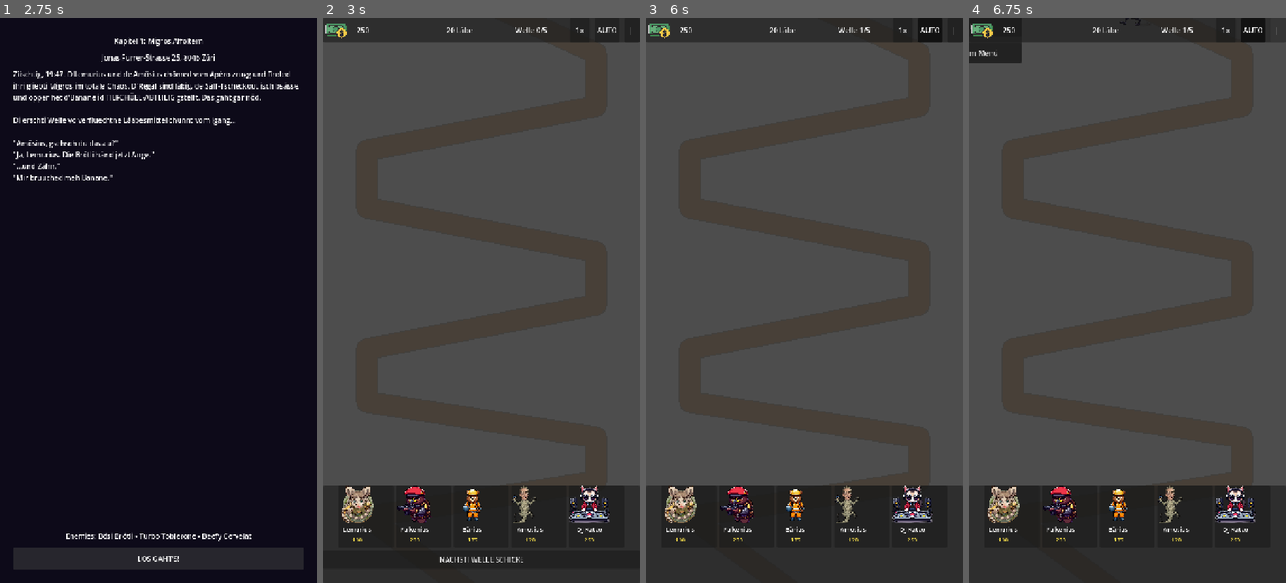
Above: before the commit, frames 1-4 (left to right).
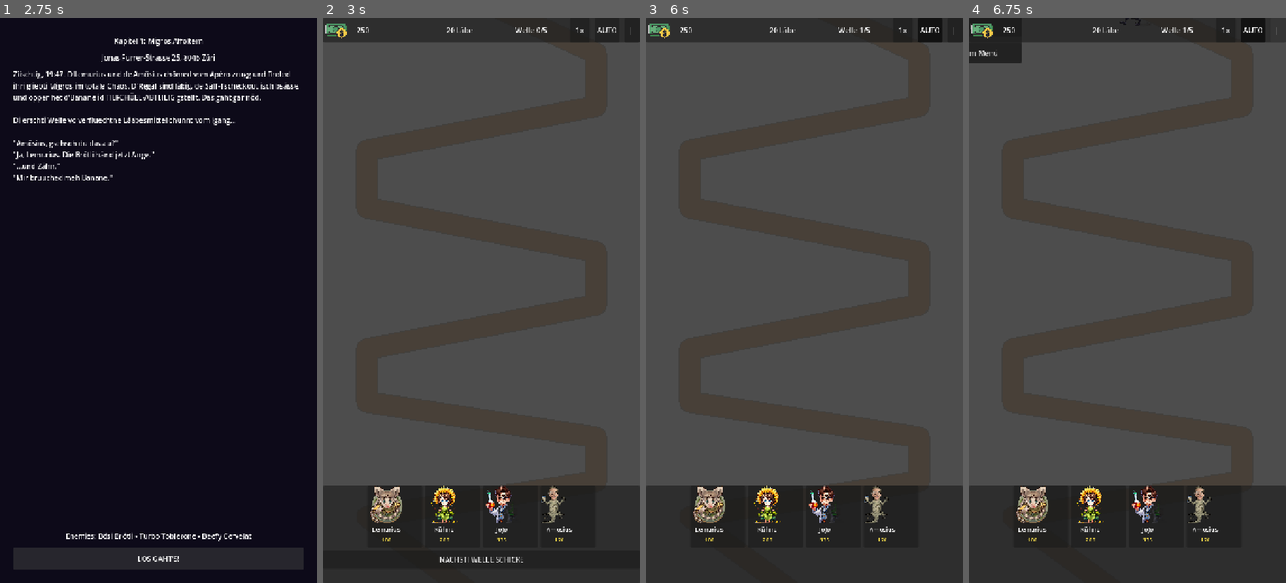
Above: after the commit, the same moments.

Repository: jgschobel/Tower-Defense-Game
Game: Godot game, scene res://scenes/ui/main_menu.tscn
Same seed, same stepped clock (60 frames per second), same inputs: the game is played once before the commit and once after it. The engine's default icon, where the game draws it, is replaced by a stand-in: a white triangle on a blue panel in a dark square.
Inputs:
- Up to frame 1 (2.75 s): click "RAUBZUG STARTE" at 0.5 s; click "1. Migros Affoltern - Aisle o…" at 1.25 s; click "Überspringä..." at 2 s
- Up to frame 2 (3 s): click "LOS GAHT'S!" at 2.75 s
- Up to frame 3 (6 s): click "1x" at 3.5 s; click "2x" at 4.25 s; click "3x" at 5 s; click "AUTO" at 5.75 s
- Up to frame 4 (6.75 s): click "||" at 6.5 s

Frame 1 is identical in both runs. In frame 2, 3.4% of the frame differs, in the area x 5-91%, y 82-93%; in frame 3, 3.4%; in frame 4, 3.4%.

Commit message:
New characters: Kühne (flower) and JoJo (chemist), vegan enemies
Towers replaced:
- Removed Falkenius, Bärius, DJ Katzo
- Added Kühne: flower girl shooting Blütenstaub, upgrades to Fire Lily
- Added JoJo: mad chemist throwing chemicals, upgrades to Lotter JoJo
- 4 tower lineup: Lemurius, Kühne, JoJo, Amösius

Enemies renamed to vegan/vegi products:
- Wüetende Tofu-Würschtli, Turbo Hafer-Riegel, Mega Soja-Steak
- Dr. Hafer-Milch, Fliegendi Avocado, De Vegan-Tüüfel

Co-Authored-By: Claude Opus 4.6 (1M context) <noreply@anthropic.com>

Diff:
--- a/resources/enemy_data/basic.tres
+++ b/resources/enemy_data/basic.tres
@@ -6,7 +6,7 @@
 [resource]
 script = ExtResource("1")
 id = "basic"
-display_name = "Angry Brötli"
+display_name = "Wüetende Tofu-Würschtli"
 friend_character_id = "enemy_1"
 max_health = 100.0
 move_speed = 80.0
--- a/resources/enemy_data/boss.tres
+++ b/resources/enemy_data/boss.tres
@@ -6,7 +6,7 @@
 [resource]
 script = ExtResource("1")
 id = "boss"
-display_name = "Der M-Teufel"
+display_name = "De Vegan-Tüüfel"
 friend_character_id = "enemy_boss"
 max_health = 2000.0
 move_speed = 35.0
--- a/resources/enemy_data/fast.tres
+++ b/resources/enemy_data/fast.tres
@@ -6,7 +6,7 @@
 [resource]
 script = ExtResource("1")
 id = "fast"
-display_name = "Turbo Toblerone"
+display_name = "Turbo Hafer-Riegel"
 friend_character_id = "enemy_2"
 max_health = 60.0
 move_speed = 160.0
--- a/resources/enemy_data/flying.tres
+++ b/resources/enemy_data/flying.tres
@@ -6,7 +6,7 @@
 [resource]
 script = ExtResource("1")
 id = "flying"
-display_name = "Fliegende Fondue"
+display_name = "Fliegendi Avocado"
 friend_character_id = "enemy_5"
 max_health = 80.0
 move_speed = 110.0
--- a/resources/enemy_data/healer.tres
+++ b/resources/enemy_data/healer.tres
@@ -6,7 +6,7 @@
 [resource]
 script = ExtResource("1")
 id = "healer"
-display_name = "Dr. Rivella"
+display_name = "Dr. Hafer-Milch"
 friend_character_id = "enemy_4"
 max_health = 120.0
 move_speed = 70.0
--- a/resources/enemy_data/tank.tres
+++ b/resources/enemy_data/tank.tres
@@ -6,7 +6,7 @@
 [resource]
 script = ExtResource("1")
 id = "tank"
-display_name = "Beefy Cervelat"
+display_name = "Mega Soja-Steak"
 friend_character_id = "enemy_3"
 max_health = 400.0
 move_speed = 45.0
--- a/resources/tower_data/sniper.tres
+++ b/resources/tower_data/sniper.tres
@@ -1,20 +1,20 @@
 [gd_resource type="Resource" script_class="TowerData" load_steps=3 format=3]
 
 [ext_resource type="Script" path="res://scripts/towers/tower_data.gd" id="1"]
-[ext_resource type="Texture2D" path="res://assets/textures/towers/sniper.png" id="2"]
+[ext_resource type="Texture2D" path="res://assets/textures/towers/kuhne.png" id="2"]
 
 [resource]
 script = ExtResource("1")
 id = "sniper"
-display_name = "Falkenius"
-description = "A hawk-eyed marksman. Long range, devastating shots. Targets the strongest enemy."
-friend_character_id = "friend_2"
+display_name = "Kühne"
+description = "E Blueme-Meitli wo Blütestaub schüüsst. Langi Riichwiiti, trifft d'stärchschte Feind."
+friend_character_id = "friend_kuhne"
 buy_cost = 200
 sell_return_pct = 0.6
 damage = 80.0
 attack_speed = 0.4
 attack_range = 300.0
-damage_type = 0
+damage_type = 1
 target_mode = 3
 is_splash = false
 splash_radius = 0.0
@@ -25,11 +25,11 @@
 buff_range = 0.0
 buff_damage_pct = 0.0
 buff_speed_pct = 0.0
-base_color = Color(0.6, 0.1, 0.1, 1)
-projectile_color = Color(1, 0.2, 0.2, 1)
+base_color = Color(0.9, 0.8, 0.2, 1)
+projectile_color = Color(1, 0.95, 0.3, 1)
 custom_texture = ExtResource("2")
 upgrade_costs = Array[int]([250, 500, 1000])
 upgrade_damage_bonus = Array[float]([30.0, 60.0, 120.0])
 upgrade_range_bonus = Array[float]([30.0, 50.0, 80.0])
 upgrade_speed_bonus = Array[float]([0.05, 0.1, 0.15])
-upgrade_names = Array[String](["Marksman", "Elite Sniper", "Deadeye"])
+upgrade_names = Array[String](["Giftige Pollen", "Iis-Blüete", "Füür-Lilie"])
--- a/resources/tower_data/splash.tres
+++ b/resources/tower_data/splash.tres
@@ -1,19 +1,19 @@
 [gd_resource type="Resource" script_class="TowerData" load_steps=3 format=3]
 
 [ext_resource type="Script" path="res://scripts/towers/tower_data.gd" id="1"]
-[ext_resource type="Texture2D" path="res://assets/textures/towers/bomber.png" id="2"]
+[ext_resource type="Texture2D" path="res://assets/textures/towers/jojo.png" id="2"]
 
 [resource]
 script = ExtResource("1")
 id = "splash"
-display_name = "Bärius"
-description = "A burly bear who lobs explosives at groups. Great crowd control. Can't hit flyers."
-friend_character_id = "friend_3"
+display_name = "JoJo"
+description = "De verruckti Chemiker! Schmeisst Chemikalie uf Gruppe vo Feind. Splash-Schade!"
+friend_character_id = "friend_jojo"
 buy_cost = 175
 sell_return_pct = 0.6
 damage = 30.0
 attack_speed = 0.7
-attack_range = 130.0
+attack_range = 140.0
 damage_type = 1
 target_mode = 0
 is_splash = true
@@ -25,11 +25,11 @@
 buff_range = 0.0
 buff_damage_pct = 0.0
 buff_speed_pct = 0.0
-base_color = Color(1, 0.5, 0, 1)
-projectile_color = Color(1, 0.6, 0, 1)
+base_color = Color(0.2, 0.8, 0.3, 1)
+projectile_color = Color(0.3, 1.0, 0.4, 1)
 custom_texture = ExtResource("2")
 upgrade_costs = Array[int]([200, 400, 800])
 upgrade_damage_bonus = Array[float]([15.0, 30.0, 50.0])
 upgrade_range_bonus = Array[float]([10.0, 20.0, 35.0])
 upgrade_speed_bonus = Array[float]([0.1, 0.15, 0.25])
-upgrade_names = Array[String](["Heavy Bombs", "Napalm", "Carpet Bomber"])
+upgrade_names = Array[String](["Stärcheri Formel", "Chaos-Chemie", "Lotter JoJo"])
--- a/resources/tower_data/support.tres
+++ /dev/null
@@ -1,35 +0,0 @@
-[gd_resource type="Resource" script_class="TowerData" load_steps=3 format=3]
-
-[ext_resource type="Script" path="res://scripts/towers/tower_data.gd" id="1"]
-[ext_resource type="Texture2D" path="res://assets/textures/towers/djbooth.png" id="2"]
-
-[resource]
-script = ExtResource("1")
-id = "support"
-display_name = "DJ Katzo"
-description = "A cool cat who drops sick beats. Boosts nearby towers' damage and speed. Doesn't attack."
-friend_character_id = "friend_5"
-buy_cost = 250
-sell_return_pct = 0.6
-damage = 0.0
-attack_speed = 0.0
-attack_range = 0.0
-damage_type = 0
-target_mode = 0
-is_splash = false
-splash_radius = 0.0
-splash_damage_pct = 0.0
-slow_amount = 0.0
-slow_duration = 0.0
-can_target_flying = false
-buff_range = 150.0
-buff_damage_pct = 0.2
-buff_speed_pct = 0.15
-base_color = Color(1, 0.85, 0, 1)
-projectile_color = Color(1, 1, 1, 1)
-custom_texture = ExtResource("2")
-upgrade_costs = Array[int]([300, 600, 1200])
-upgrade_damage_bonus = Array[float]([0.0, 0.0, 0.0])
-upgrade_range_bonus = Array[float]([20.0, 40.0, 60.0])
-upgrade_speed_bonus = Array[float]([0.0, 0.0, 0.0])
-upgrade_names = Array[String](["Amp Up", "Bass Drop", "Festival Stage"])
--- a/scripts/ui/hud.gd
+++ b/scripts/ui/hud.gd
@@ -24,7 +24,7 @@
 var _selected_tower: BaseTower = null
 var _is_placing: bool = false
 
-var _shop_tower_ids: Array = ["basic", "sniper", "splash", "slow", "support"]
+var _shop_tower_ids: Array = ["basic", "sniper", "splash", "slow"]
 
 
 func _ready() -> void:
Not shown, added: assets/textures/maps/level1_bg.png.import
Not shown, changed: assets/textures/maps/level2_bg.png.import
Not shown, added: assets/textures/maps/level3_bg.png.import
Binary file removed: assets/textures/towers/bomber.png
Binary file removed: assets/textures/towers/bomber_gen.png
Binary file removed: assets/textures/towers/djbooth.png
Binary file removed: assets/textures/towers/djbooth_gen.png
Binary file added: assets/textures/towers/jojo.png
Not shown, changed: assets/textures/towers/jojo.png.import
Binary file added: assets/textures/towers/jojo_gen.png
Not shown, added: assets/textures/towers/jojo_gen.png.import
Binary file added: assets/textures/towers/jojo_lotter.png
(and 13 more such lines)
